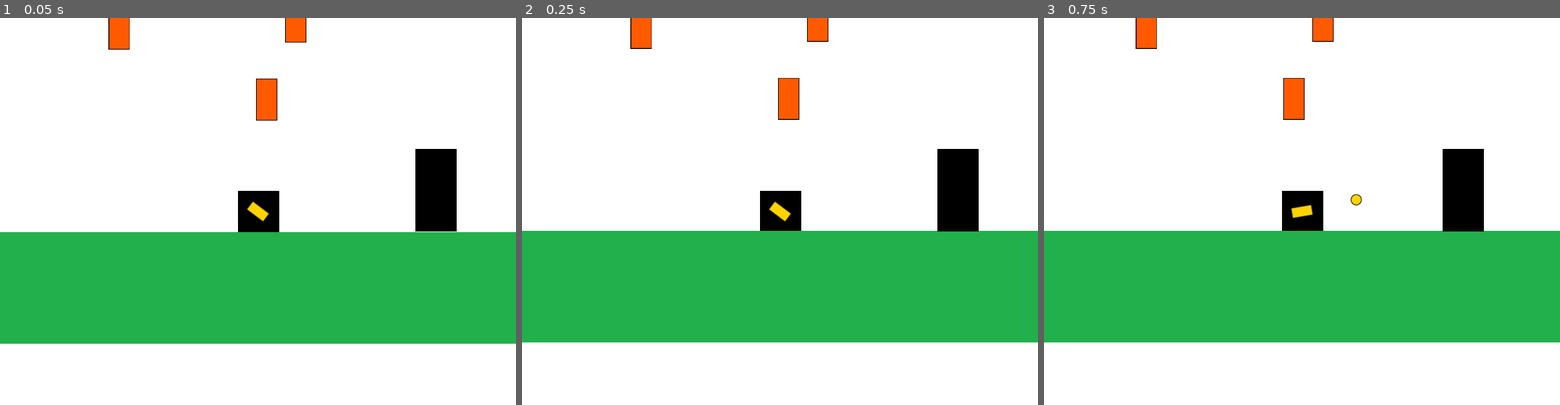
Above: before the commit, frames 1-3 (left to right).
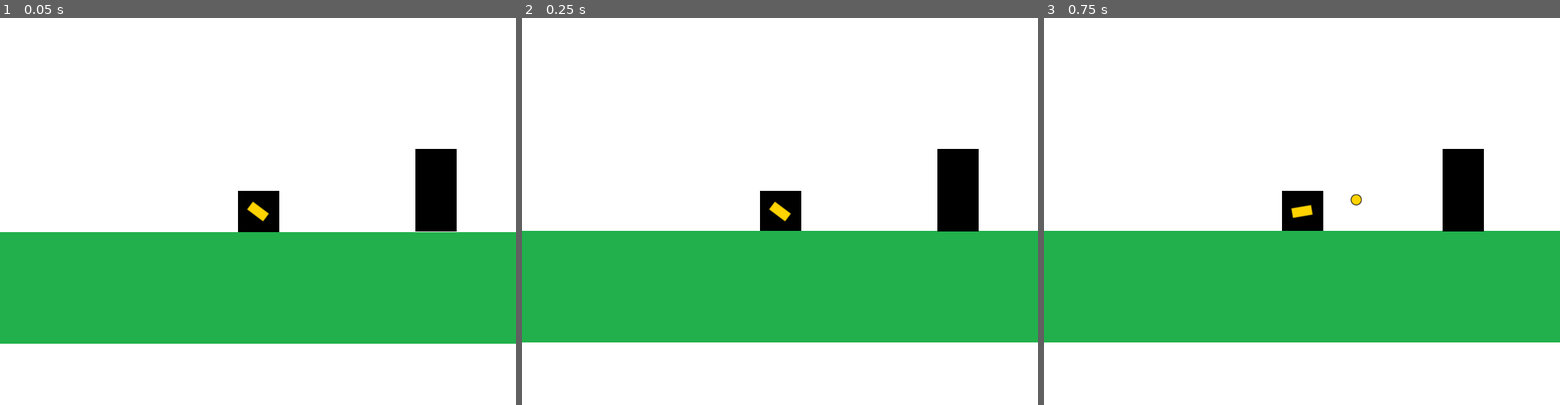
Above: after the commit, the same moments.

Repository: germangrecoventura/entregas-ipv-greco-ventura-german
Game: Godot game, scene res://Main.tscn
Same seed, same stepped clock (60 frames per second), same inputs: the game is played once before the commit and once after it.
Inputs (mouse positions are in pixels of both pictures, inside the frame that each line leads up to):
- Up to frame 1 (0.05 s): no input
- Up to frame 2 (0.25 s): no input
- Up to frame 3 (0.75 s): tap Enter at 0.5 s; move the mouse to (1415, 192) at 0.52 s; hold Right (move_right) from 0.53 s (still down); click (1415, 192) at 0.6 s

The runs differ from the first frame. In frame 1, 1.0% of the frame differs, in the area x 21-60%, y 0-27%; in frame 2, 1.0%; in frame 3, 1.0%.

Commit message:
Agrego detección de player

Diff:
--- a/entrega-3-greco-ventura-german/Main.gd
+++ b/entrega-3-greco-ventura-german/Main.gd
@@ -6,4 +6,3 @@
 func _ready():
 	randomize()
 	player.initialize(self)
-	turret_spawner.initialize(player)
--- a/entrega-3-greco-ventura-german/entities/enemies/Turret.gd
+++ b/entrega-3-greco-ventura-german/entities/enemies/Turret.gd
@@ -5,17 +5,31 @@
 
 export (PackedScene) var projectile_scene
 
-var player
 var projectile_container
 
-func initialize(container, turret_pos, player, projectile_container):
+var target:Node2D
+
+func _ready():
+	fire_timer.connect("timeout", self, "fire_at_player")
+
+func initialize(container, turret_pos, projectile_container):
 	container.add_child(self)
 	global_position = turret_pos
-	self.player = player
 	self.projectile_container = projectile_container
-	fire_timer.connect("timeout", self, "fire_at_player")
-	fire_timer.start()
+
 
 func fire_at_player():
 	var proj_instance = projectile_scene.instance()
-	proj_instance.initialize(projectile_container, fire_position.global_position, fire_position.global_position.direction_to(player.global_position))
+	proj_instance.initialize(projectile_container, fire_position.global_position, fire_position.global_position.direction_to(target.global_position))
+
+
+func _on_DetectionArea_body_entered(body):
+	if target == null:
+		target = body
+		fire_timer.start()
+
+
+func _on_DetectionArea_body_exited(body):
+	if body == target:
+		target = null
+		fire_timer.stop()
--- a/entrega-3-greco-ventura-german/entities/enemies/Turret.tscn
+++ b/entrega-3-greco-ventura-german/entities/enemies/Turret.tscn
@@ -1,8 +1,11 @@
-[gd_scene load_steps=4 format=2]
+[gd_scene load_steps=5 format=2]
 
 [ext_resource path="res://assets/textures/turret.png" type="Texture" id=1]
 [ext_resource path="res://entities/enemies/Turret.gd" type="Script" id=2]
 [ext_resource path="res://entities/enemies/TurretProjectile.tscn" type="PackedScene" id=3]
+
+[sub_resource type="CircleShape2D" id=1]
+radius = 286.028
 
 [node name="Turret" type="Sprite"]
 texture = ExtResource( 1 )
@@ -13,3 +16,13 @@
 
 [node name="FirePosition" type="Position2D" parent="."]
 position = Vector2( 0, -30.0339 )
+
+[node name="DetectionArea" type="Area2D" parent="."]
+collision_layer = 0
+collision_mask = 2
+
+[node name="CollisionShape2D" type="CollisionShape2D" parent="DetectionArea"]
+shape = SubResource( 1 )
+
+[connection signal="body_entered" from="DetectionArea" to="." method="_on_DetectionArea_body_entered"]
+[connection signal="body_exited" from="DetectionArea" to="." method="_on_DetectionArea_body_exited"]
--- a/entrega-3-greco-ventura-german/entities/enemies/TurretsSpawner.gd
+++ b/entrega-3-greco-ventura-german/entities/enemies/TurretsSpawner.gd
@@ -2,11 +2,14 @@
 
 export (PackedScene) var turret_scene
 
-func initialize(player):
+func _ready():
+	call_deferred("initialize")
+
+func initialize():
 	var visible_rect:Rect2 = get_viewport().get_visible_rect()
 	for i in 3:
 		var turret_instance = turret_scene.instance()
 
-		var turret_pos:Vector2 = Vector2(rand_range(visible_rect.position.x, visible_rect.end.x), rand_range(visible_rect.position.y + 30, player.global_position.y - 50))
+		var turret_pos:Vector2 = Vector2(rand_range(visible_rect.position.x, visible_rect.end.x), rand_range(visible_rect.position.y + 30, 50))
 
-		turret_instance.initialize(self, turret_pos, player, self)
+		turret_instance.initialize(self, turret_pos,self)
--- a/entrega-3-greco-ventura-german/entities/player/Player.gd
+++ b/entrega-3-greco-ventura-german/entities/player/Player.gd
@@ -1,5 +1,6 @@
 extends KinematicBody2D
 
+class_name Player
 onready var cannon = $Cannon
 
 export (float) var ACCELERATION:float = 20.0
--- a/entrega-3-greco-ventura-german/entities/player/Player.tscn
+++ b/entrega-3-greco-ventura-german/entities/player/Player.tscn
@@ -12,6 +12,7 @@
 
 [node name="Player" type="KinematicBody2D"]
 position = Vector2( -0.0635071, 0.165405 )
+collision_layer = 2
 script = ExtResource( 1 )
 
 [node name="Body" type="Sprite" parent="."]
--- a/entrega-3-greco-ventura-german/project.godot
+++ b/entrega-3-greco-ventura-german/project.godot
@@ -7,6 +7,16 @@
 ;   param=value ; assign values to parameters
 
 config_version=4
+
+_global_script_classes=[ {
+"base": "KinematicBody2D",
+"class": "Player",
+"language": "GDScript",
+"path": "res://entities/player/Player.gd"
+} ]
+_global_script_class_icons={
+"Player": ""
+}
 
 [application]
 
